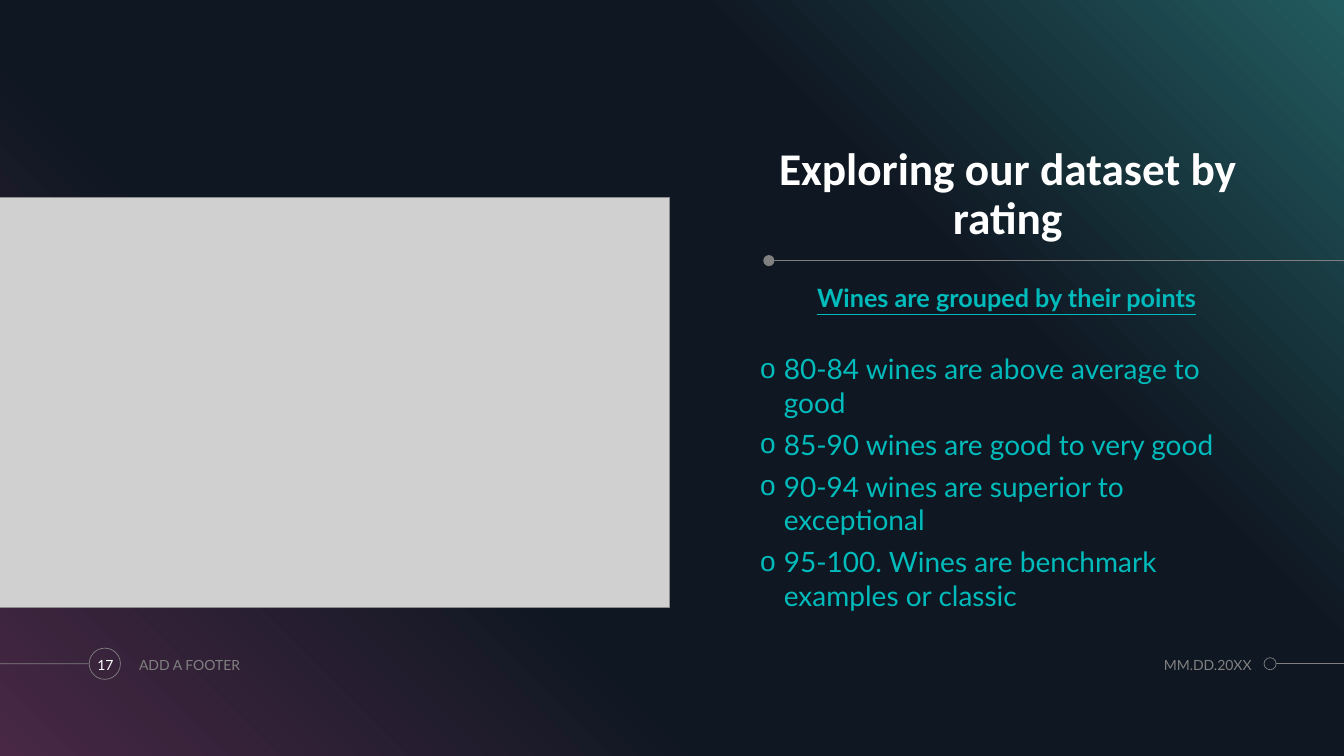
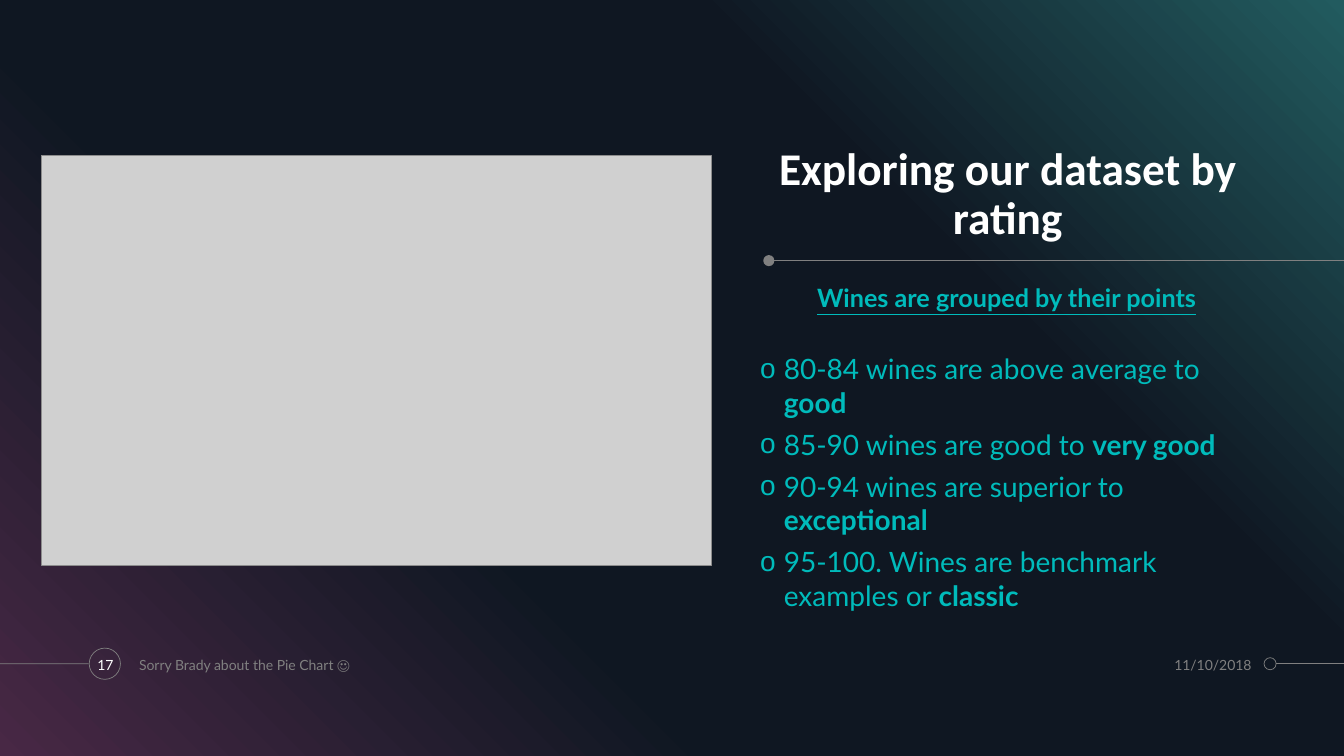
Before and after one commit to madengr00/PourTaste, a slide deck: slide 17 of Output/pourtaste_3.pptx. Drawn at 1344x756 pixels with LibreOffice and Linux fonts; fonts in the diff are those of the drawing; grey boxes stand for pictures. Boxes give left, top, right and bottom in pixels: in the first picture for what was removed or moved away, otherwise in the second. Text is boxed around its words. In the diff, an @@ line names an element or a change of style, - is before the commit and + after.

```diff
--- a/Output/pourtaste_3.pptx
+++ b/Output/pourtaste_3.pptx
@@ picture: place and size @@
-picture at <box>0,198,669,608</box>
+picture at <box>42,155,712,566</box>
@@ text "80-84 wines are above average ..." at <box>784,358,1216,611</box>: bold on in "good", "very good", "exceptional", "classic" @@
@@ text at <box>139,660,333,672</box>: text changed @@
-ADD A FOOTER
+Sorry Brady about the Pie Chart ☺
@@ text at <box>1174,660,1251,671</box>: text changed @@
-MM.DD.20XX
+11/10/2018
```
Also in this commit, not shown: 17 other slides changed, 2 slides added, 1 slide removed, 2 other files.
